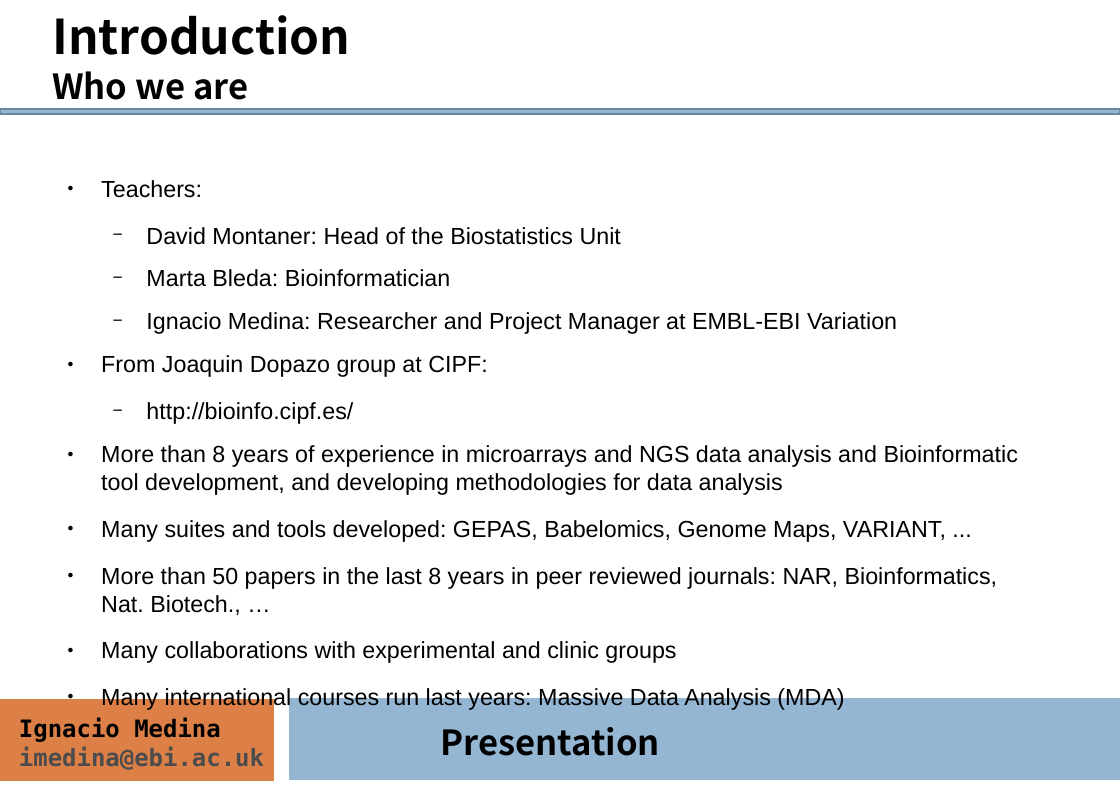
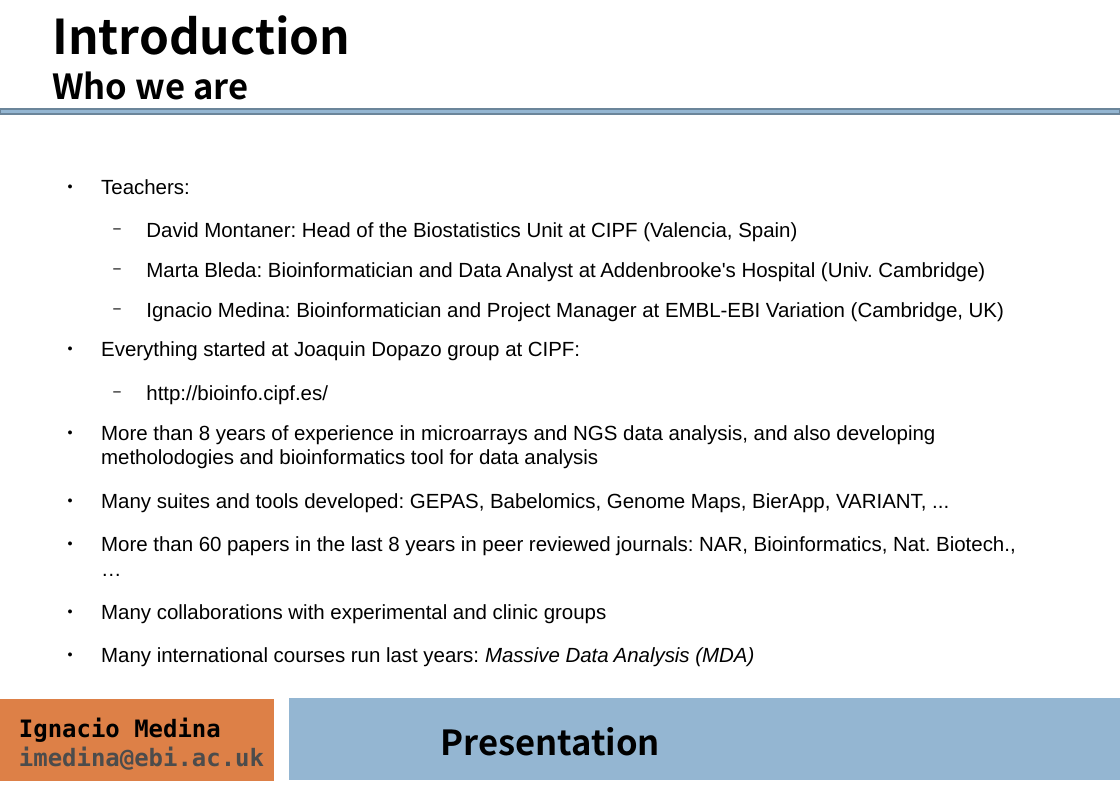
Before and after one commit to ngs-course/ngs-course.github.io, a slide deck: slide 3 of Course_Materials/presentation/presentation_mda14.odp. Drawn at 1120x792 pixels with LibreOffice and Linux fonts; fonts in the diff are those of the drawing. Boxes give left, top, right and bottom in pixels: in the first picture for what was removed or moved away, otherwise in the second. Text is boxed around its words. In the diff, an @@ line names an element or a change of style, - is before the commit and + after.

```diff
--- a/Course_Materials/presentation/presentation_mda14.odp
+++ b/Course_Materials/presentation/presentation_mda14.odp
@@ text at (x1=101, y1=179, x2=606, y2=624): size 17.5 to 15.4 pt in "Teachers:", "http://bioinfo.cipf.es/", "Many collaborations with experimental and clinic groups", "Many international courses run last years: Massive ..."; italic on in "Massive Data Analysis (MDA)" @@
@@ text at (x1=101, y1=222, x2=1004, y2=361): text changed; size 17.5 to 15.4 pt @@
-  − David Montaner: Head of the Biostatistics Unit
-  − Marta Bleda: Bioinformatician
-  − Ignacio Medina: Researcher and Project Manager at EMBL-EBI Variation
-● From Joaquin Dopazo group at CIPF:
+  − David Montaner: Head of the Biostatistics Unit at CIPF (Valencia, Spain)
+  − Marta Bleda: Bioinformatician and Data Analyst at Addenbrooke's Hospital (Univ. Cambridge)
+  − Ignacio Medina: Bioinformatician and Project Manager at EMBL-EBI Variation (Cambridge, UK)
+● Everything started at Joaquin Dopazo group at CIPF:
@@ text at (x1=101, y1=425, x2=1015, y2=556): text changed; size 17.5 to 15.4 pt @@
-● More than 8 years of experience in microarrays and NGS data analysis and Bioinformatic tool development, and developing methodologies for data analysis
-● Many suites and tools developed: GEPAS, Babelomics, Genome Maps, VARIANT, ...
-● More than 50 papers in the last 8 years in peer reviewed journals: NAR, Bioinformatics, Nat. Biotech., …
+● More than 8 years of experience in microarrays and NGS data analysis, and also developing metholodogies and bioinformatics tool for data analysis
+● Many suites and tools developed: GEPAS, Babelomics, Genome Maps, BierApp, VARIANT, ...
+● More than 60 papers in the last 8 years in peer reviewed journals: NAR, Bioinformatics, Nat. Biotech., …
```
Also in this commit, not shown: 6 other slides changed, 1 other file.
